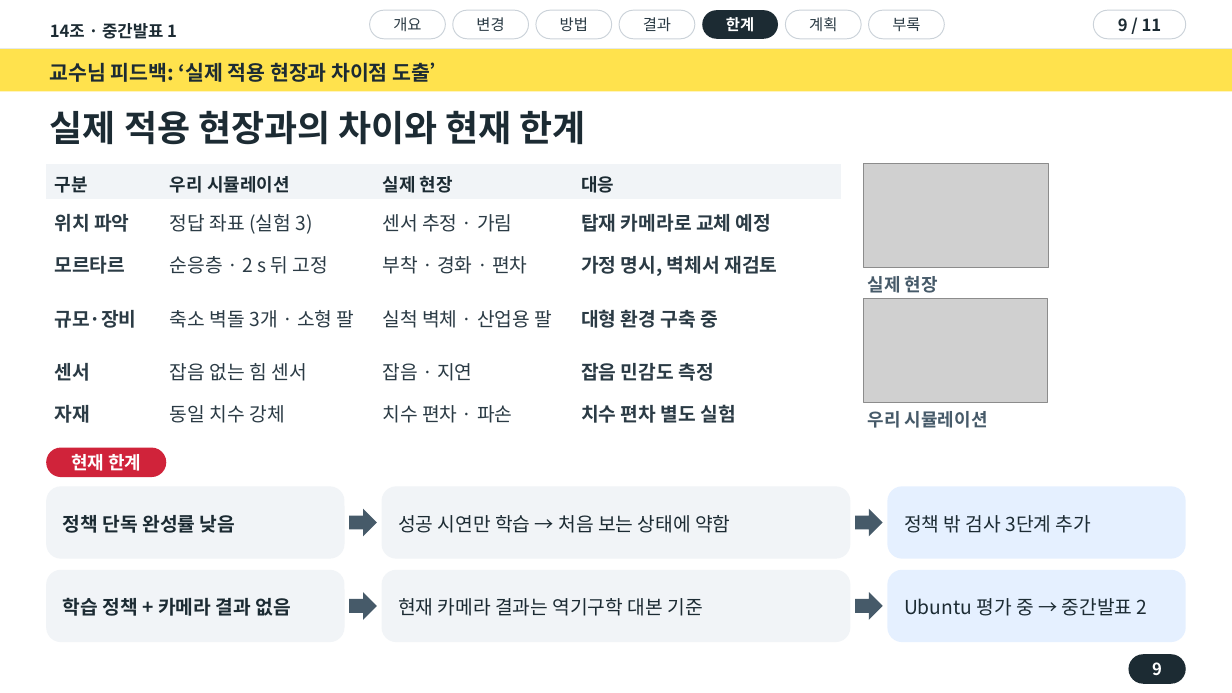
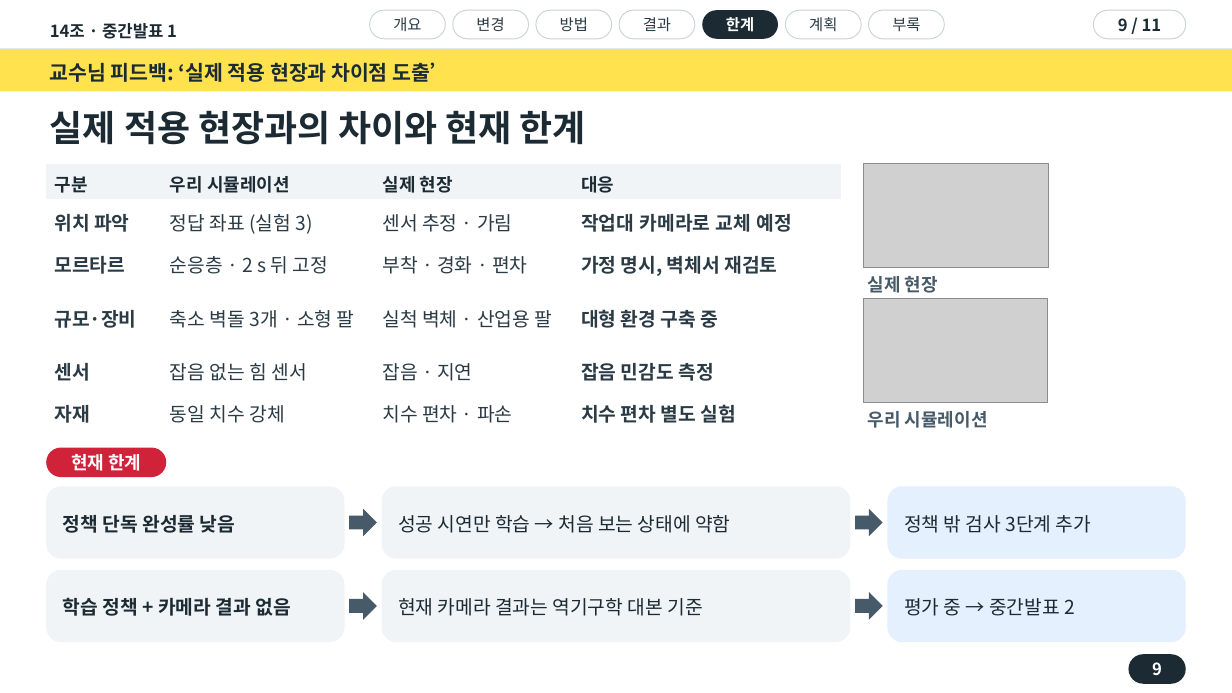
Before and after one commit to wonyoungjacob/masonry-IL-capstone, a slide deck: slide 9 of 01_사기설/중간발표1/중간발표1_v10_20261011.pptx. Drawn at 1232x693 pixels with LibreOffice and Linux fonts; fonts in the diff are those of the drawing; grey boxes stand for pictures. Boxes give left, top, right and bottom in pixels: in the first picture for what was removed or moved away, otherwise in the second. Text is boxed around its words. In the diff, an @@ line names an element or a change of style, - is before the commit and + after.

```diff
--- a/01_사기설/중간발표1/중간발표1_v10_20261011.pptx
+++ b/01_사기설/중간발표1/중간발표1_v10_20261011.pptx
@@ table at <box>46,164,841,433</box> @@
-row 2, column 4: 탑재 카메라로 교체 예정
+row 2, column 4: 작업대 카메라로 교체 예정
@@ text at <box>904,598,1075,616</box>: text changed @@
-Ubuntu 평가 중 → 중간발표 2
+평가 중 → 중간발표 2
```
Also in this commit, not shown: 2 other slides changed.
